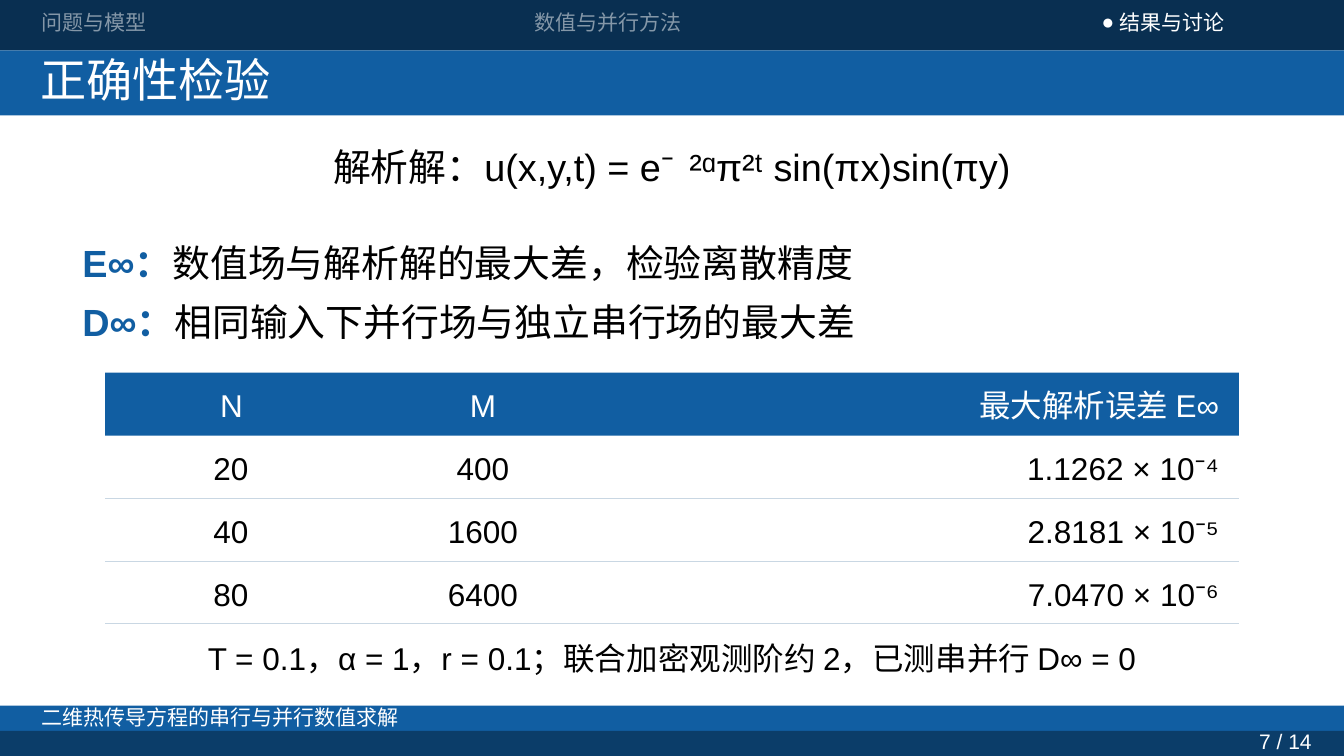
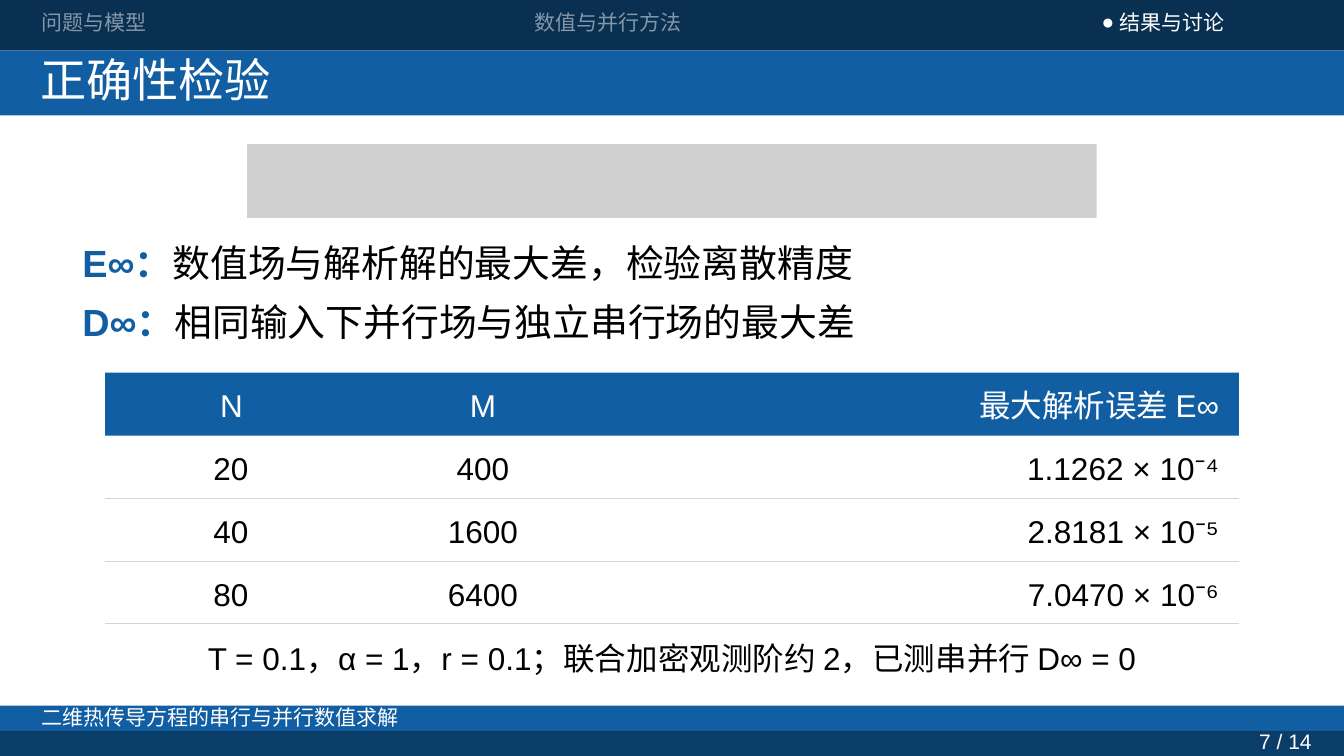
Before and after one commit to JunQianNuo/parallel-heat-solver, a slide deck: slide 7 of report/presentation/current/presentation-v5.pptx. Drawn at 1344x756 pixels with LibreOffice and Linux fonts; fonts in the diff are those of the drawing; grey boxes stand for pictures. Boxes give left, top, right and bottom in pixels: in the first picture for what was removed or moved away, otherwise in the second. Text is boxed around its words. In the diff, an @@ line names an element or a change of style, - is before the commit and + after.

```diff
--- a/report/presentation/current/presentation-v5.pptx
+++ b/report/presentation/current/presentation-v5.pptx
@@ picture added at (247,144,1097,218) @@
@@ text removed at (333,149,1011,189) @@
-解析解：u(x,y,t) = e⁻²ᵅπ²ᵗ sin(πx)sin(πy)
```
Also in this commit, not shown: 6 other slides changed, 13 other files.
